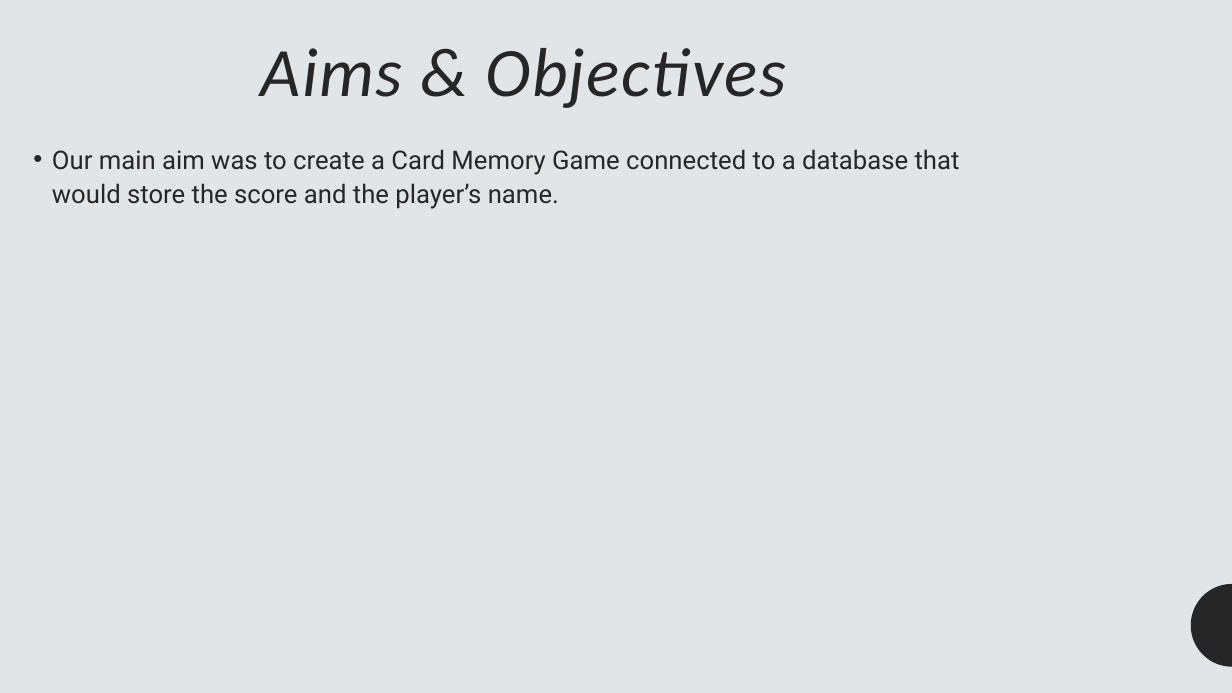
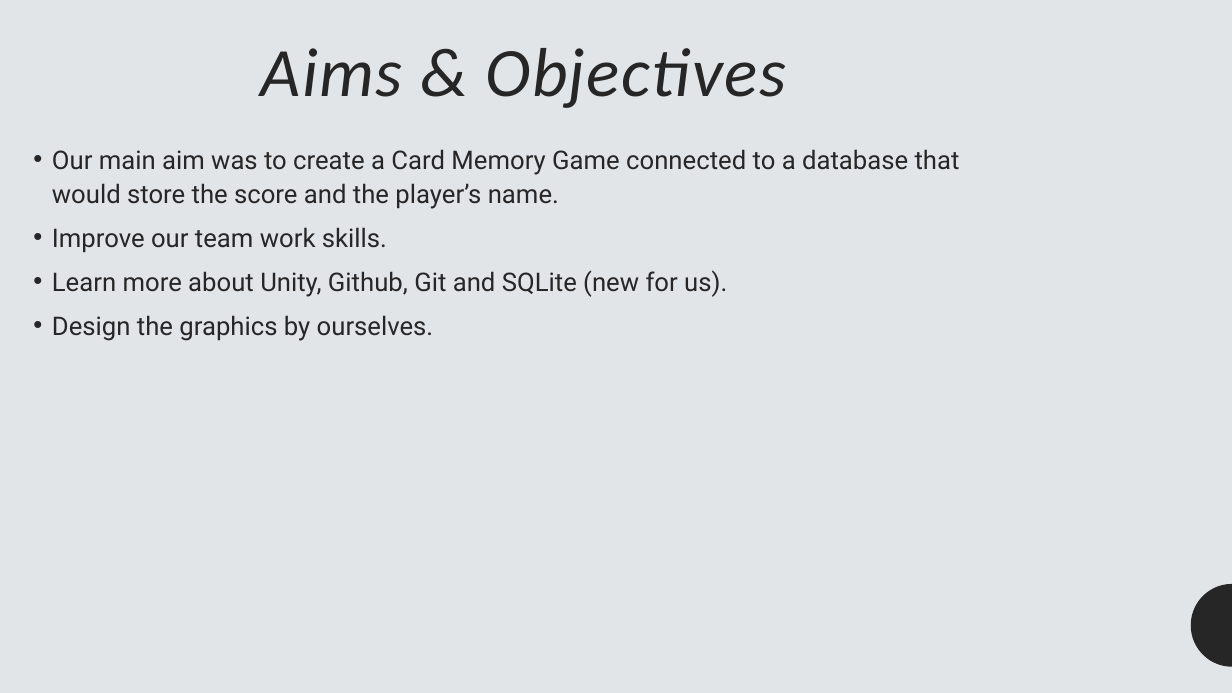
Before and after one commit to Oskar-Ciebien/2D_Card_Memory_Game, a slide deck: slide 3 of Presentation.pptx. Drawn at 1232x693 pixels with LibreOffice and Linux fonts; fonts in the diff are those of the drawing. Boxes give left, top, right and bottom in pixels: in the first picture for what was removed or moved away, otherwise in the second. Text is boxed around its words. In the diff, an @@ line names an element or a change of style, - is before the commit and + after.

```diff
--- a/Presentation.pptx
+++ b/Presentation.pptx
@@ text at box(52, 227, 727, 341): paragraphs added @@
+• Improve our team work skills.
+• Learn more about Unity, Github, Git and SQLite (new for us).
+• Design the graphics by ourselves.
```
Also in this commit, not shown: 3 other slides changed, 7 other files.
